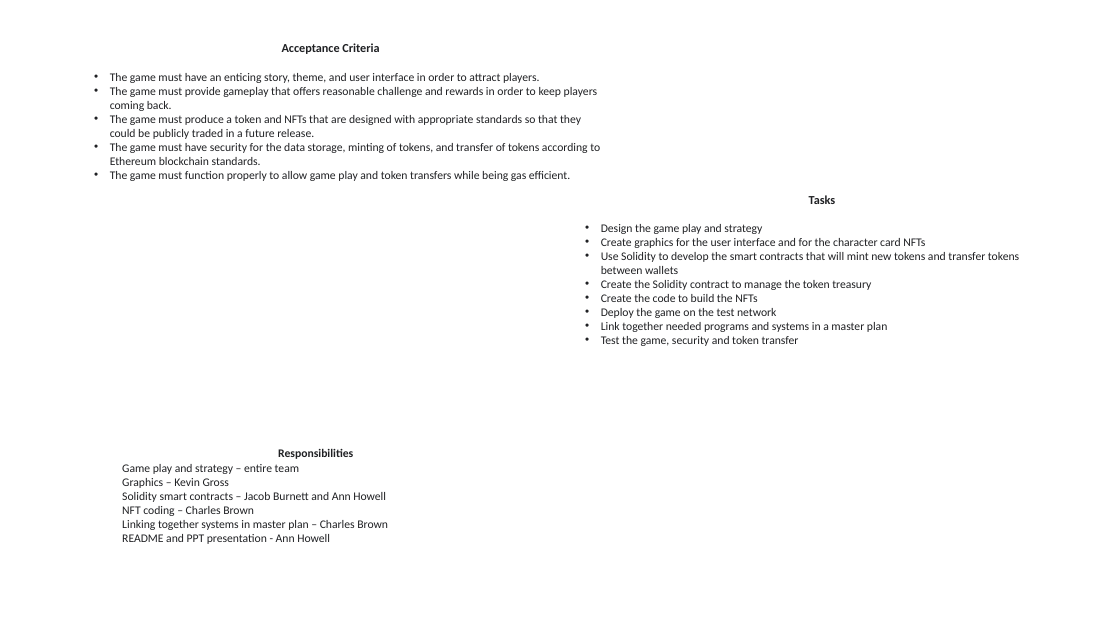
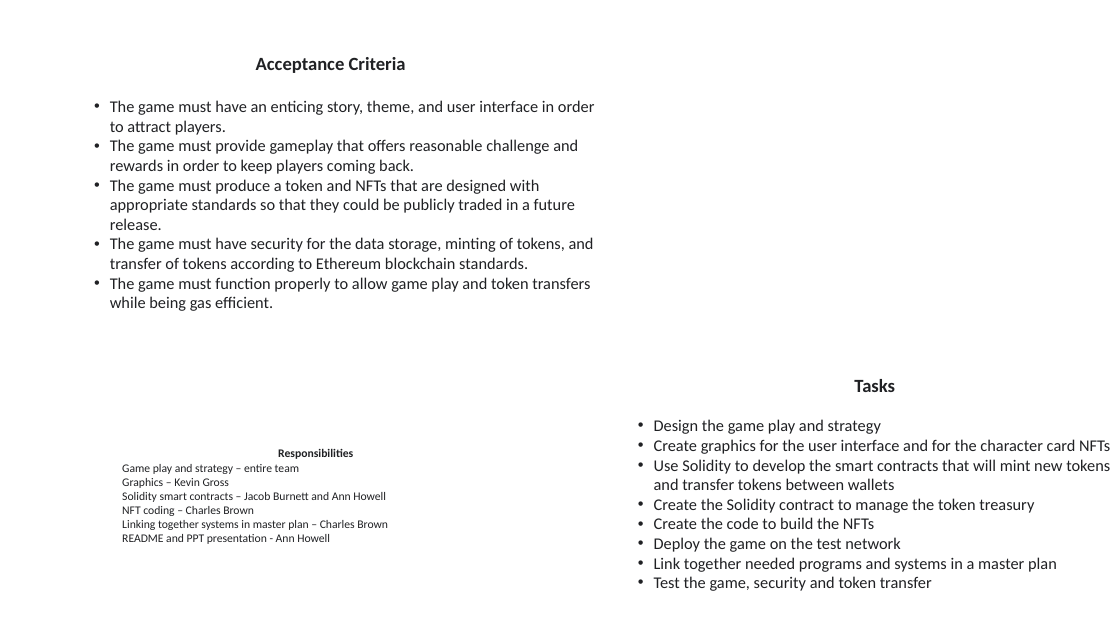
Before and after one commit to justcb/orderandchaos, a slide deck: slide 4 of 20220523_OAC_Presentation_draft.pptx (slide 3 before the commit). Drawn at 1120x630 pixels with LibreOffice and Linux fonts; fonts in the diff are those of the drawing. Boxes give left, top, right and bottom in pixels: in the first picture for what was removed or moved away, otherwise in the second. Text is boxed around its words. In the diff, an @@ line names an element or a change of style, - is before the commit and + after.

```diff
--- a/20220523_OAC_Presentation_draft.pptx
+++ b/20220523_OAC_Presentation_draft.pptx
@@ text "Acceptance Criteria" at (110,57,594,311): size 10.5 to 16 pt in "Acceptance Criteria"; size 10 to 14 pt @@
@@ text "Tasks": place and size @@
-text "Tasks" at (601,195,1019,346)
+text "Tasks" at (654,379,1110,591)
@@ text "Tasks" at (654,379,1110,591): size 10.5 to 16 pt in "Tasks"; size 10 to 14 pt @@
```
Also in this commit, not shown: 3 other slides changed, 2 slides added.
